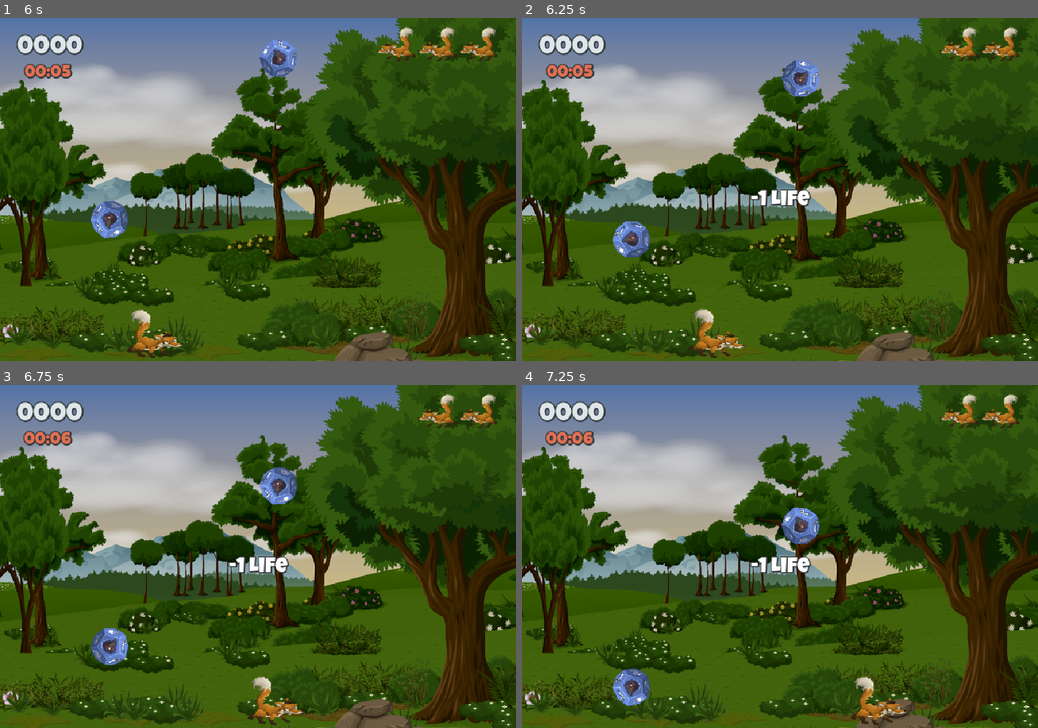
Above: before the commit, frames 1-4 (two rows, left to right).
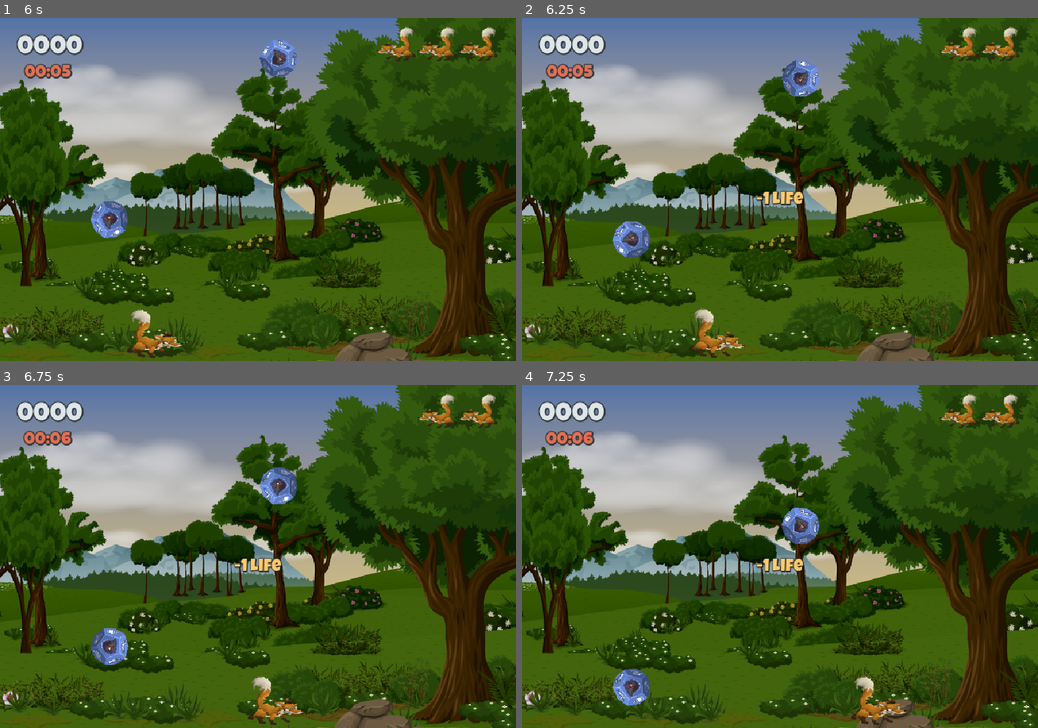
Above: after the commit, the same moments.

Repository: Newton-Duarte/godot-dice-catcher
Game: Godot game, scene res://scenes/main.tscn
Same seed, same stepped clock (60 frames per second), same inputs: the game is played once before the commit and once after it.
Inputs:
- Up to frame 1 (6 s): tap Enter (ui_accept) at 0.5, 0.77, 1.52, 3.02, 3.77, 4.52 s; hold Right (ui_right) 0.53-1.28 s; hold Left (ui_left) 1.28-2.03 s; hold Right (ui_right) 2.03-3.53 s; hold Left (ui_left) 3.53-5.78 s; hold Right (ui_right) from 5.78 s (still down)
- Up to frame 2 (6.25 s): keep holding Right (ui_right); tap Enter (ui_accept) at 6.02 s
- Up to frame 3 (6.75 s): keep holding Right (ui_right)
- Up to frame 4 (7.25 s): keep holding Right (ui_right); tap Enter (ui_accept) at 6.77 s

Frame 1 is identical in both runs. In frame 2, 0.5% of the frame differs, in the area x 44-56%, y 49-55%; in frame 3, 0.5%; in frame 4, 0.5%.

Commit message:
feat: add game over and press to play ui to game over state

Diff:
--- /dev/null
+++ b/resources/orange_label_48.tres
@@ -0,0 +1,12 @@
+[gd_resource type="LabelSettings" format=3 uid="uid://cxgls1gsvb4is"]
+
+[ext_resource type="FontFile" uid="uid://bsflx7ihsm167" path="res://assets/LuckiestGuy-Regular.ttf" id="1_psqu2"]
+
+[resource]
+font = ExtResource("1_psqu2")
+font_size = 48
+font_color = Color(0.88235295, 0.4392157, 0.33333334, 1)
+outline_size = 8
+outline_color = Color(0.1764706, 0.20392157, 0.21176471, 1)
+shadow_size = 8
+shadow_color = Color(0.1764706, 0.20392157, 0.21176471, 1)
--- /dev/null
+++ b/resources/yellow_label_32.tres
@@ -0,0 +1,12 @@
+[gd_resource type="LabelSettings" format=3 uid="uid://dub1v61e71yhj"]
+
+[ext_resource type="FontFile" uid="uid://bsflx7ihsm167" path="res://assets/LuckiestGuy-Regular.ttf" id="1_822va"]
+
+[resource]
+font = ExtResource("1_822va")
+font_size = 32
+font_color = Color(0.99215686, 0.79607844, 0.43137255, 1)
+outline_size = 4
+outline_color = Color(0.11764706, 0.11764706, 0.11764706, 1)
+shadow_size = 4
+shadow_color = Color(0.11764706, 0.11764706, 0.11764706, 1)
--- a/scenes/game.tscn
+++ b/scenes/game.tscn
@@ -3,21 +3,52 @@
 [ext_resource type="Script" uid="uid://b5jaaso2rkvwg" path="res://scripts/game.gd" id="1_lnu2h"]
 [ext_resource type="Texture2D" uid="uid://hjt2a50it2vy" path="res://assets/GemBg.png" id="1_uwrxv"]
 [ext_resource type="PackedScene" uid="uid://b7eevs85qu14u" path="res://scenes/fox.tscn" id="3_lnu2h"]
-[ext_resource type="FontFile" uid="uid://bsflx7ihsm167" path="res://assets/LuckiestGuy-Regular.ttf" id="4_lbhrr"]
 [ext_resource type="AudioStream" uid="uid://cwpkcmoeuh3ie" path="res://assets/tetris.mp3" id="5_iywne"]
 [ext_resource type="AudioStream" uid="uid://dmxh7tbbljx03" path="res://assets/extra_life_sound.wav" id="6_gee14"]
 [ext_resource type="AudioStream" uid="uid://cgym1fqiiysm6" path="res://assets/negative_sound.wav" id="6_p57ef"]
 [ext_resource type="Texture2D" uid="uid://c521h60u1k7mt" path="res://assets/Fox.png" id="7_u5sy4"]
 [ext_resource type="LabelSettings" uid="uid://dn5xlrekynjpi" path="res://resources/white_label_48.tres" id="7_vtaks"]
 [ext_resource type="LabelSettings" uid="uid://be3f0yh4knqk2" path="res://resources/orange_label_32.tres" id="8_kvpfn"]
+[ext_resource type="LabelSettings" uid="uid://dub1v61e71yhj" path="res://resources/yellow_label_32.tres" id="9_kvpfn"]
+[ext_resource type="LabelSettings" uid="uid://cxgls1gsvb4is" path="res://resources/orange_label_48.tres" id="10_kvpfn"]
 
-[sub_resource type="LabelSettings" id="LabelSettings_iywne"]
-font = ExtResource("4_lbhrr")
-font_size = 40
-outline_size = 4
-outline_color = Color(0.11764706, 0.11764706, 0.11764706, 1)
-shadow_size = 4
-shadow_color = Color(0.11764706, 0.11764706, 0.11764706, 1)
+[sub_resource type="Animation" id="Animation_kvpfn"]
+length = 0.001
+tracks/0/type = "value"
+tracks/0/imported = false
+tracks/0/enabled = true
+tracks/0/path = NodePath("CanvasLayer/PressToPlayLabel:modulate")
+tracks/0/interp = 1
+tracks/0/loop_wrap = true
+tracks/0/keys = {
+"times": PackedFloat32Array(0),
+"transitions": PackedFloat32Array(1),
+"update": 0,
+"values": [Color(1, 1, 1, 1)]
+}
+
+[sub_resource type="Animation" id="Animation_dinhu"]
+resource_name = "flash"
+loop_mode = 1
+step = 0.1
+tracks/0/type = "value"
+tracks/0/imported = false
+tracks/0/enabled = true
+tracks/0/path = NodePath("CanvasLayer/PressToPlayLabel:modulate")
+tracks/0/interp = 2
+tracks/0/loop_wrap = true
+tracks/0/keys = {
+"times": PackedFloat32Array(0, 0.3, 0.4, 0.5, 1),
+"transitions": PackedFloat32Array(1, 1, 1, 1, 1),
+"update": 0,
+"values": [Color(1, 1, 1, 1), Color(1, 1, 1, 1), Color(1, 1, 1, 0), Color(1, 1, 1, 1), Color(1, 1, 1, 1)]
+}
+
+[sub_resource type="AnimationLibrary" id="AnimationLibrary_kvuet"]
+_data = {
+&"RESET": SubResource("Animation_kvpfn"),
+&"flash": SubResource("Animation_dinhu")
+}
 
 [node name="Game" type="Node2D" unique_id=1282783814]
 script = ExtResource("1_lnu2h")
@@ -74,9 +105,41 @@
 offset_right = 960.0
 offset_bottom = 361.0
 text = "Feedback"
-label_settings = SubResource("LabelSettings_iywne")
+label_settings = ExtResource("9_kvpfn")
 horizontal_alignment = 1
 vertical_alignment = 1
+
+[node name="GameOverLabel" type="Label" parent="CanvasLayer" unique_id=672532381]
+visible = false
+anchors_preset = 8
+anchor_left = 0.5
+anchor_top = 0.5
+anchor_right = 0.5
+anchor_bottom = 0.5
+offset_left = -20.0
+offset_top = -11.5
+offset_right = 20.0
+offset_bottom = 11.5
+grow_horizontal = 2
+grow_vertical = 2
+text = "Game Over"
+label_settings = ExtResource("10_kvpfn")
+
+[node name="PressToPlayLabel" type="Label" parent="CanvasLayer" unique_id=1716746096]
+visible = false
+anchors_preset = 8
+anchor_left = 0.5
+anchor_top = 0.5
+anchor_right = 0.5
+anchor_bottom = 0.5
+offset_left = -159.0
+offset_top = 32.0
+offset_right = 159.0
+offset_bottom = 81.0
+grow_horizontal = 2
+grow_vertical = 2
+text = "Press to Play"
+label_settings = ExtResource("7_vtaks")
 
 [node name="LivesHBox" type="HBoxContainer" parent="CanvasLayer" unique_id=1280971443]
 offset_left = 700.0
@@ -110,6 +173,10 @@
 wait_time = 10.0
 autostart = true
 
+[node name="AnimationPlayer" type="AnimationPlayer" parent="." unique_id=1104348180]
+libraries/ = SubResource("AnimationLibrary_kvuet")
+autoplay = &"flash"
+
 [connection signal="timeout" from="SpawnTimer" to="." method="spawn_dice"]
 [connection signal="dice_caught" from="Fox" to="." method="_on_fox_dice_caught"]
 [connection signal="timeout" from="FeedbackLabelTimer" to="." method="_on_feedback_label_timer_timeout"]
